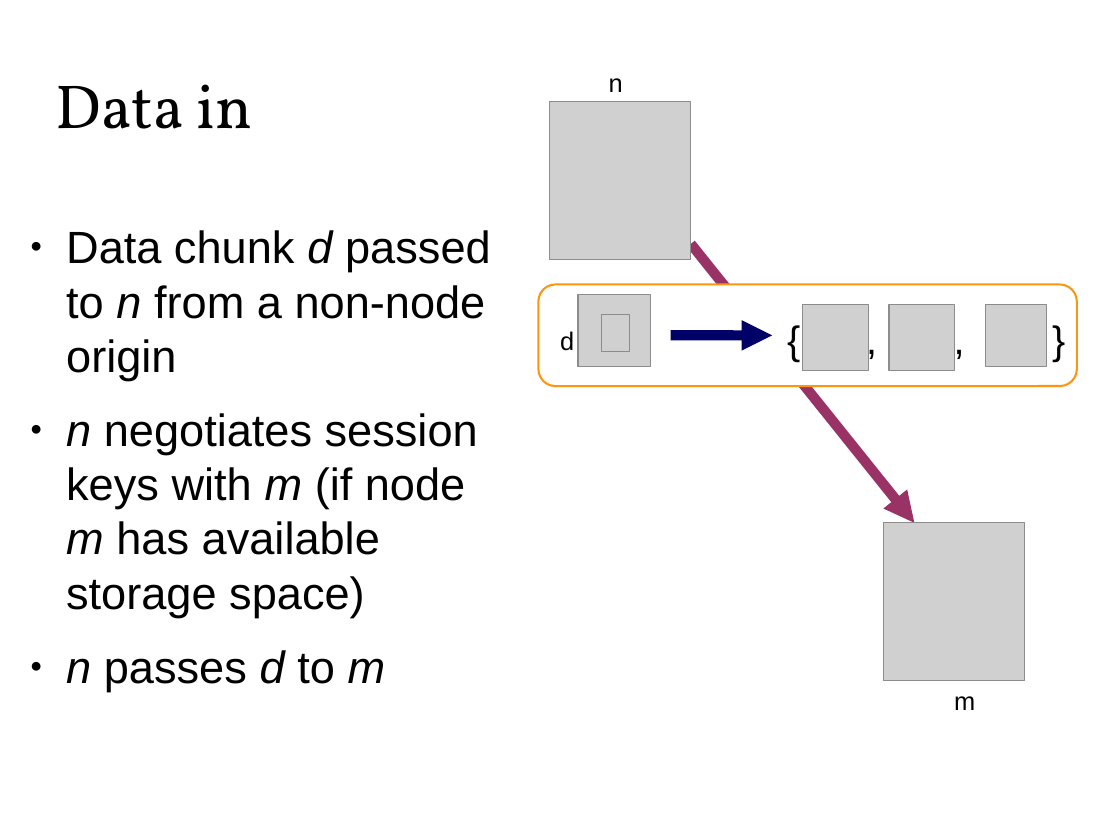
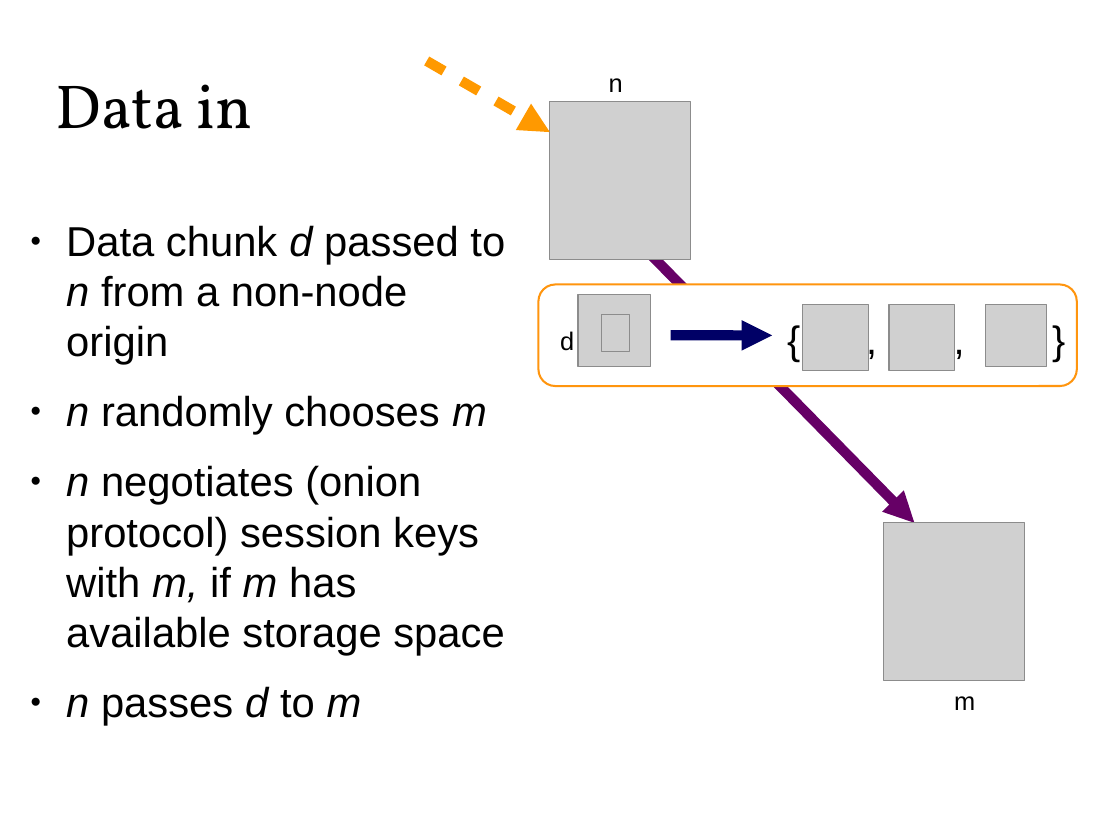
Before and after one commit to Zandrr/phonebook.js, a slide deck: slide 13 of documentation/ecen5013_presentation.odp (slide 18 before the commit). Drawn at 1120x840 pixels with LibreOffice and Linux fonts; fonts in the diff are those of the drawing; grey boxes stand for pictures. Boxes give left, top, right and bottom in pixels: in the first picture for what was removed or moved away, otherwise in the second. Text is boxed around its words. In the diff, an @@ line names an element or a change of style, - is before the commit and + after.

```diff
--- a/documentation/ecen5013_presentation.odp
+++ b/documentation/ecen5013_presentation.odp
@@ arrow added from (427, 61) to (550, 132), #FF9900 7.2 pt @@
@@ text at <box>66,225,505,726</box>: size 32 to 29.6 pt in "Data chunk d passed to n from ...", "n passes d to m" @@
@@ arrow moved from (691, 244) - (915, 523) to (650, 254) - (915, 523) @@
@@ arrow (650, 254) - (915, 523): stroke #993366 7.2 pt to #660066 7.2 pt @@
@@ text at <box>66,395,504,656</box>: text changed; size 32 to 29.6 pt @@
-● n negotiates session keys with m (if node m has available storage space)
+● n randomly chooses m
+● n negotiates (onion protocol) session keys with m, if m has available storage space
```
Also in this commit, not shown: 9 other slides changed, 5 slides added, 10 slides removed.
